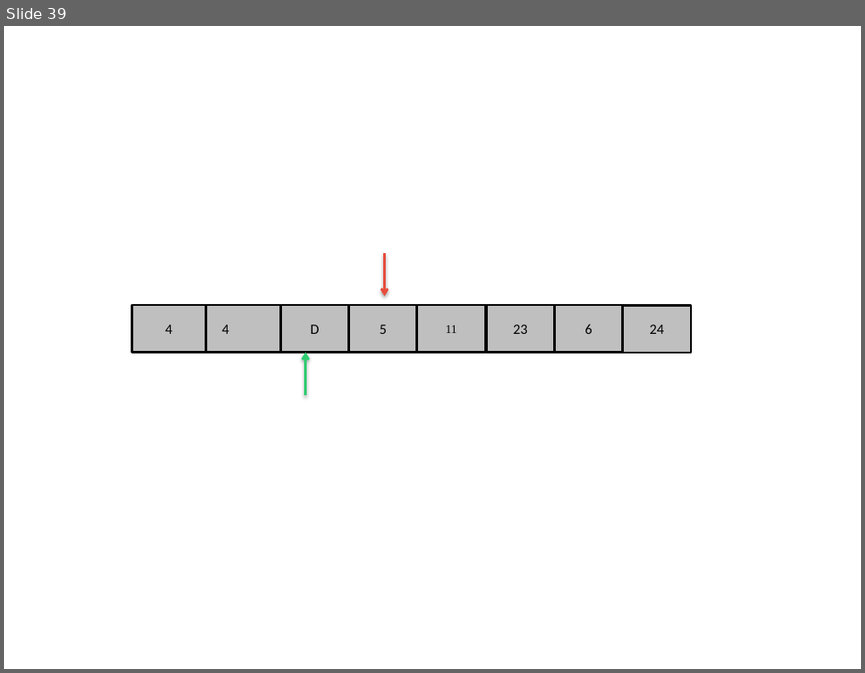
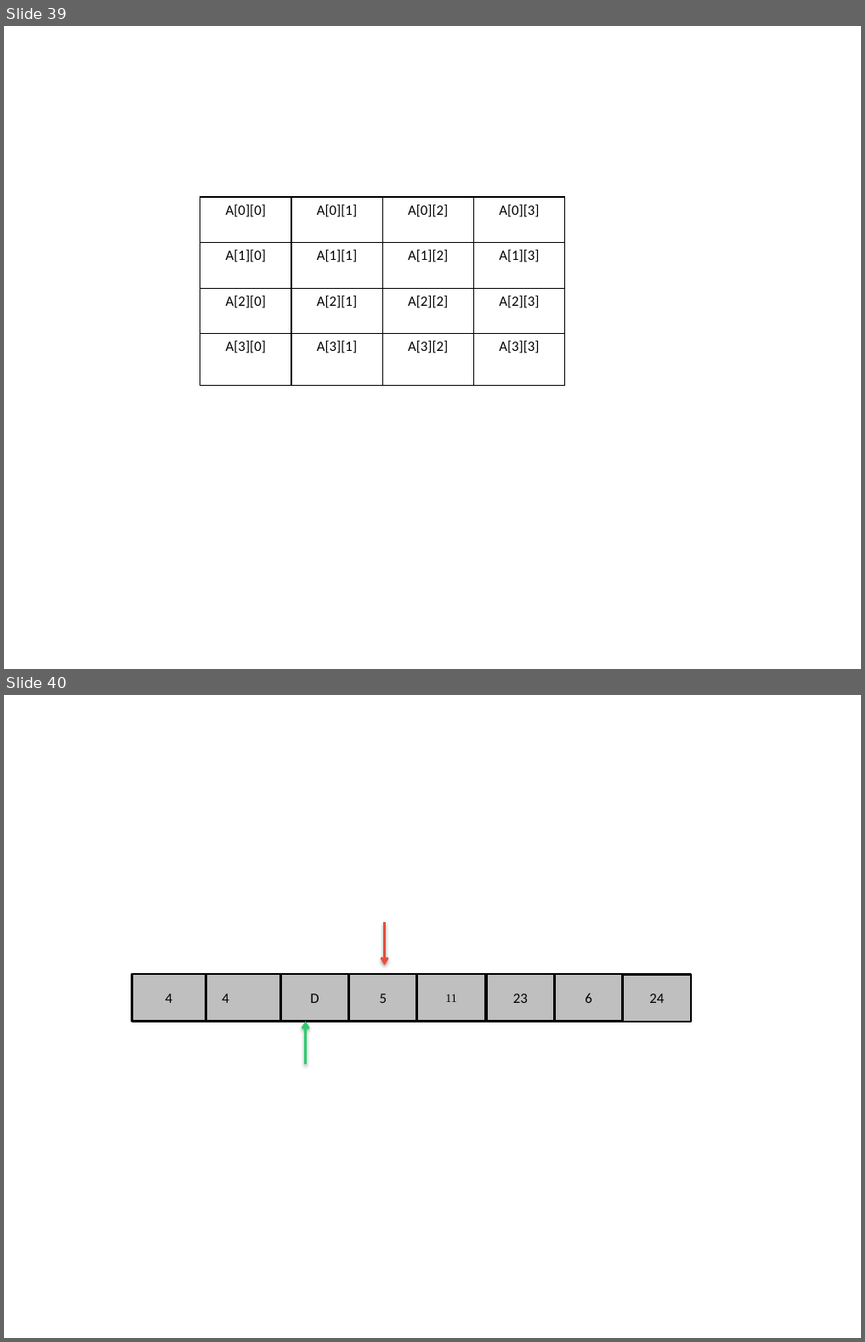
Before and after one commit to jainankit49/HackerGymContent, a slide deck: Images/imgs.pptx. Shown one above the other, each under a label of ours: slide 39 before the commit, slides 39 and 40 after it. The pictures are 865x673 and 865x1342 pixels, drawn with LibreOffice and Linux fonts; fonts in the diff are those of the drawing. Boxes give left, top, right and bottom in pixels: in the first picture for what was removed or moved away, otherwise in the second. Text is boxed around its words. In the diff, an @@ line names an element or a change of style, - is before the commit and + after.

```diff
--- a/Images/imgs.pptx
+++ b/Images/imgs.pptx
@@ slide 39 added at <box>4,26,861,669</box>, background #FFFFFF @@
@@ table added at <box>200,197,563,384</box>, 4 rows, 4 columns @@
+A[0][0] | A[0][1] | A[0][2] | A[0][3]
+A[1][0] | A[1][1] | A[1][2] | A[1][3]
+A[2][0] | A[2][1] | A[2][2] | A[2][3]
+A[3][0] | A[3][1] | A[3][2] | A[3][3]
@@ what was slide 39 is now slide 40 @@
```
Also in this commit, not shown: 1 other slide added, 3 slides removed, 3 other files.
